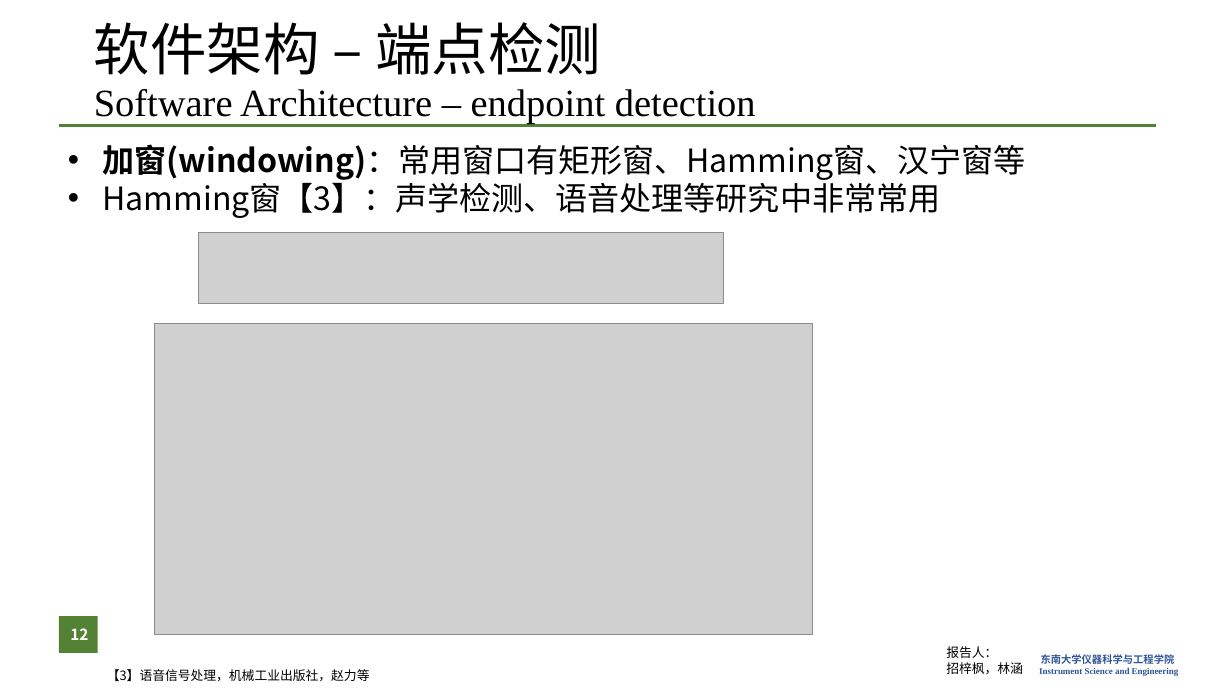
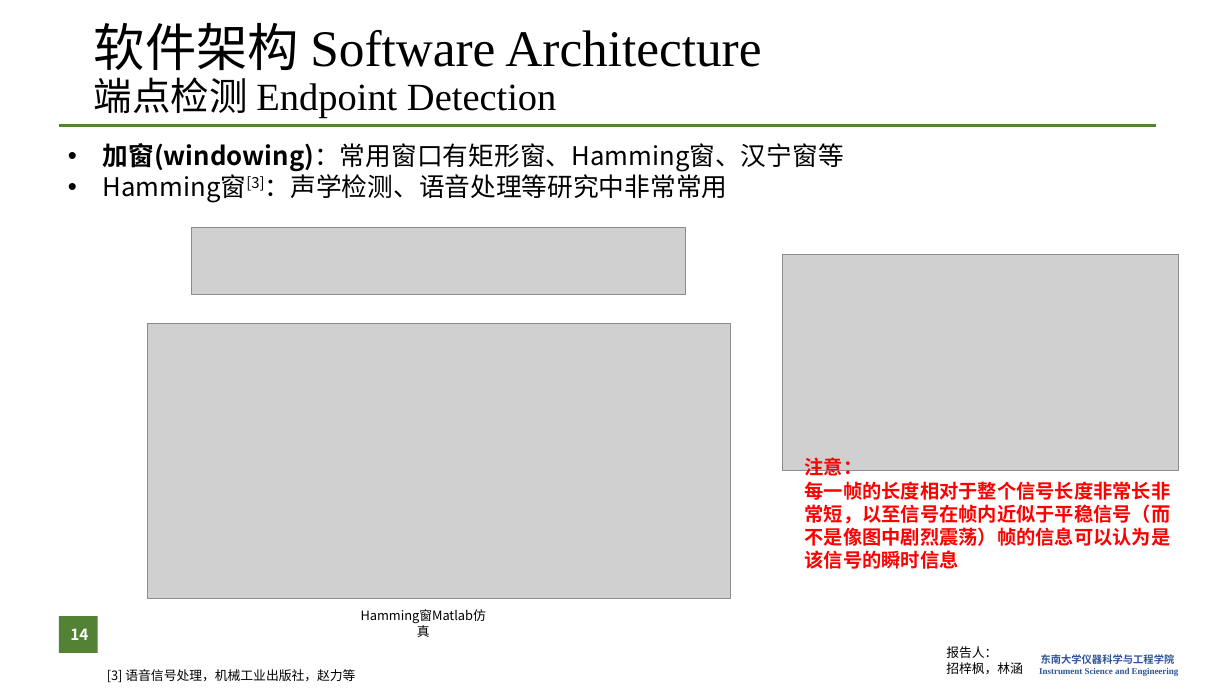
Before and after one commit to zzFon/Gun-Shot-Detection-and-Positioning_Matlab, a slide deck: slide 14 of Presentation.pptx (slide 12 before the commit). Drawn at 1232x693 pixels with LibreOffice and Linux fonts; fonts in the diff are those of the drawing; grey boxes stand for pictures; background and template pictures are left out. Boxes give left, top, right and bottom in pixels: in the first picture for what was removed or moved away, otherwise in the second. Text is boxed around its words. In the diff, an @@ line names an element or a change of style, - is before the commit and + after.

```diff
--- a/Presentation.pptx
+++ b/Presentation.pptx
@@ title at [94,23,761,119]: text changed; size 30 to 40 pt @@
-软件架构 – 端点检测
-Software Architecture – endpoint detection
+软件架构 Software Architecture
+端点检测 Endpoint Detection
@@ text at [103,143,844,172]: size 25 to 20 pt in "加窗(windowing)：常用窗口有矩形窗、Hamming窗、汉宁窗等" @@
@@ text at [103,170,728,203]: text changed; size 25 to 20 pt @@
-• Hamming窗【3】：声学检测、语音处理等研究中非常常用
+• Hamming窗[3]：声学检测、语音处理等研究中非常常用
@@ picture: place and size @@
-picture at [199,233,724,304]
+picture at [192,227,687,294]
@@ picture added at [782,254,1178,470] @@
@@ picture: place and size @@
-picture at [154,323,813,634]
+picture at [148,323,731,599]
@@ text added at [805,457,1171,569], 15 pt, text #FF0000, bold @@
+注意：
+每一帧的长度相对于整个信号长度非常长非常短，以至信号在帧内近似于平稳信号（而不是像图中剧烈震荡）帧的信息可以认为是该信号的瞬时信息
@@ page number at [70,628,88,640]: text changed @@
-12
+14
@@ text added at [348,604,499,628], 10 pt, text #000000 @@
+Hamming窗Matlab仿真
@@ text at [107,669,355,683]: text changed @@
-【3】语音信号处理，机械工业出版社，赵力等
+[3] 语音信号处理，机械工业出版社，赵力等
```
Also in this commit, not shown: 23 other slides changed, 8 slides added, 54 other files.
